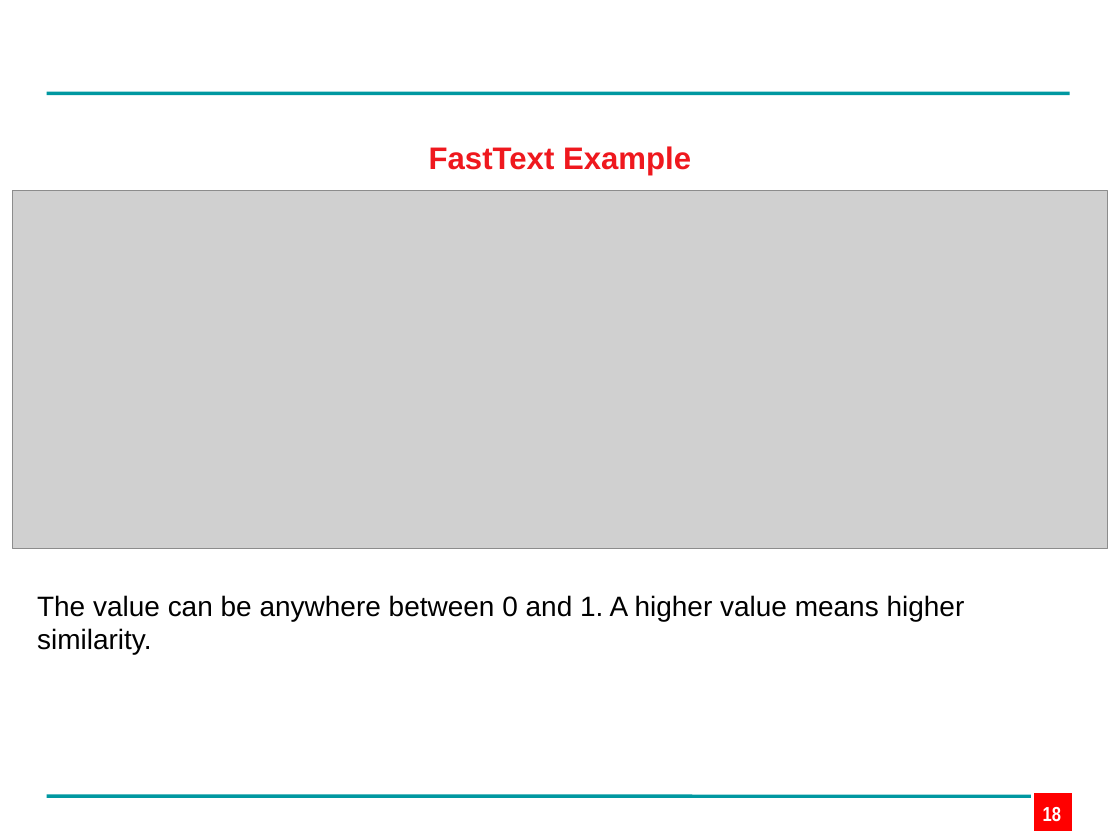
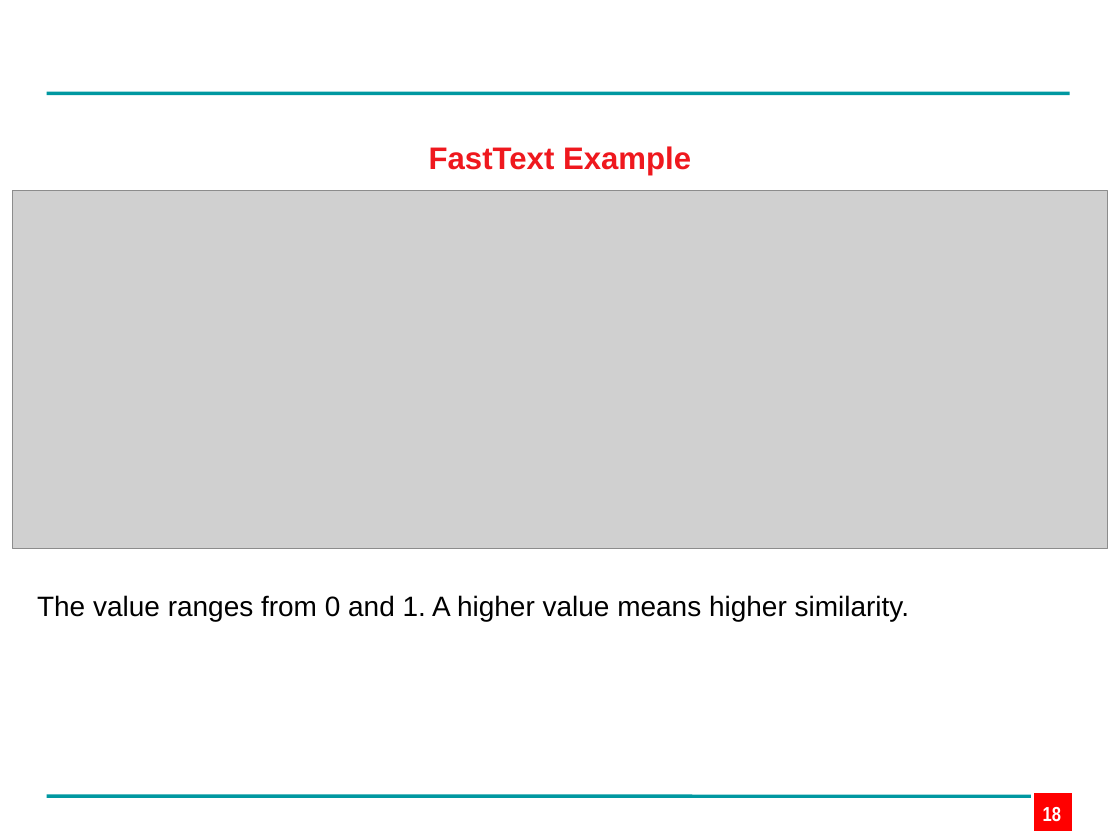
Before and after one commit to edpape007/NLP, a slide deck: slide 18 of Presentation_Subword.pptx. Drawn at 1120x840 pixels with LibreOffice and Linux fonts; fonts in the diff are those of the drawing; grey boxes stand for pictures; background and template pictures are left out. Boxes give left, top, right and bottom in pixels: in the first picture for what was removed or moved away, otherwise in the second. Text is boxed around its words. In the diff, an @@ line names an element or a change of style, - is before the commit and + after.

```diff
--- a/Presentation_Subword.pptx
+++ b/Presentation_Subword.pptx
@@ text at (37,595,910,621): text changed @@
-The value can be anywhere between 0 and 1. A higher value means higher similarity.
+The value ranges from 0 and 1. A higher value means higher similarity.
```
Also in this commit, not shown: 10 other slides changed.
